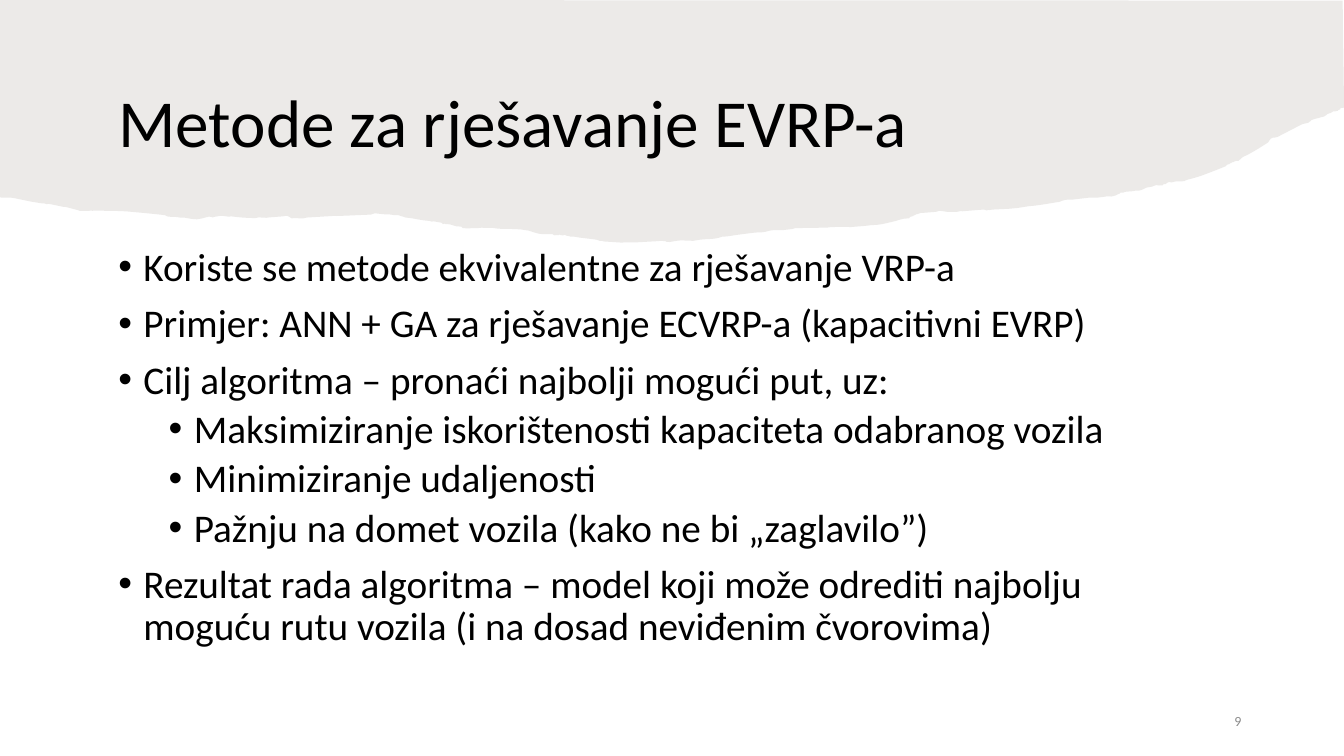
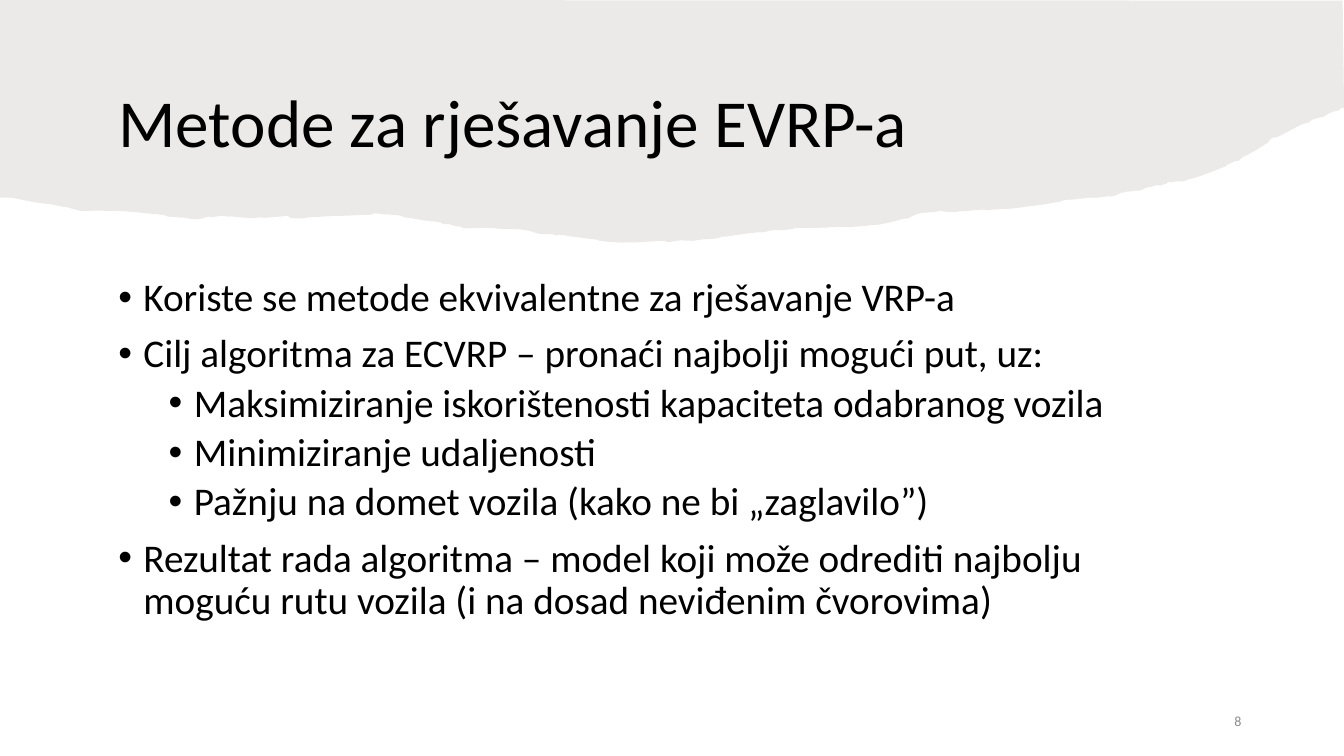
Before and after one commit to TinJukic/Seminar-2, a slide deck: slide 8 of Rješavanje problema usmjeravanja električnih vozila - Tin Jukić.pptx (slide 9 before the commit). Drawn at 1344x756 pixels with LibreOffice and Linux fonts; fonts in the diff are those of the drawing. Boxes give left, top, right and bottom in pixels: in the first picture for what was removed or moved away, otherwise in the second. Text is boxed around its words. In the diff, an @@ line names an element or a change of style, - is before the commit and + after.

```diff
--- a/Rješavanje problema usmjeravanja električnih vozila - Tin Jukić.pptx
+++ b/Rješavanje problema usmjeravanja električnih vozila - Tin Jukić.pptx
@@ text "Koriste se metode ekvivalentne za ..." at box(143, 283, 1104, 621): vertical alignment top to middle @@
@@ text at box(143, 339, 1044, 374): text changed @@
-• Primjer: ANN + GA za rješavanje ECVRP-a (kapacitivni EVRP)
-• Cilj algoritma – pronaći najbolji mogući put, uz:
+• Cilj algoritma za ECVRP – pronaći najbolji mogući put, uz:
@@ page number at box(1234, 716, 1241, 726): text changed @@
-9
+8
```
Also in this commit, not shown: 2 other slides changed, 1 slide removed.
